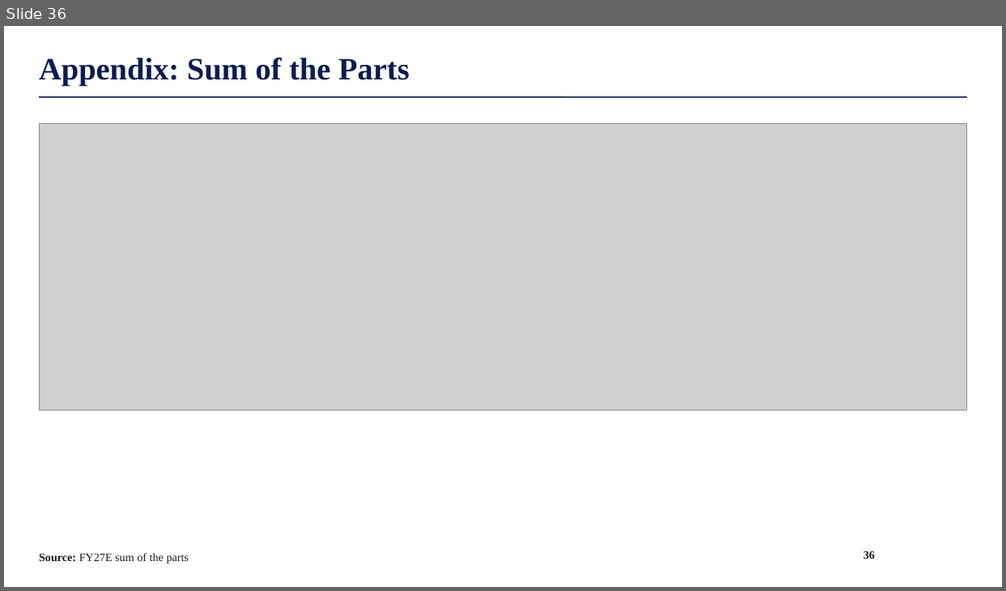
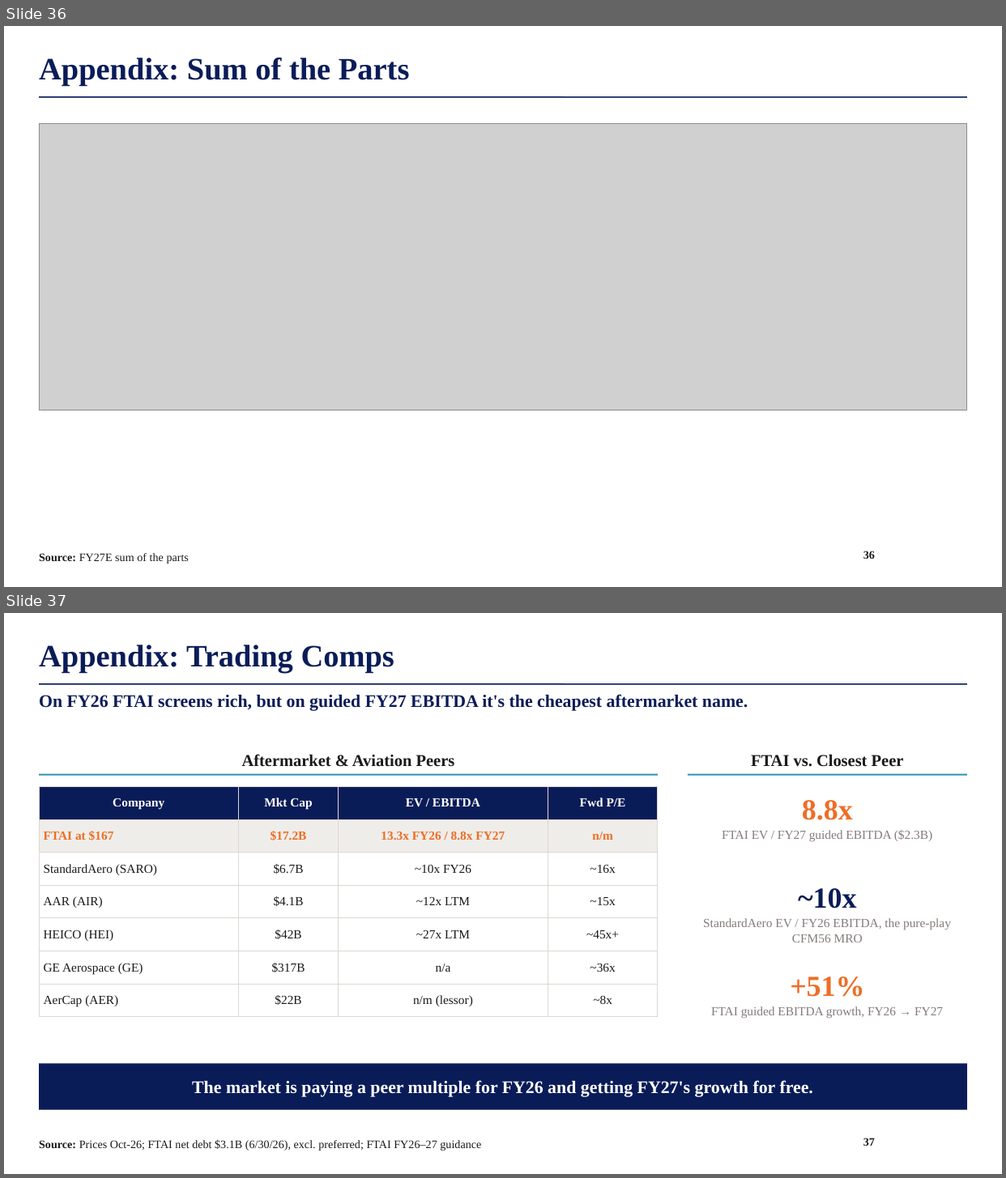
Before and after one commit to maxlsmls-dot/SPOT, a slide deck: deck/FTAI_Long_Pitch.pptx. Shown one above the other, each under a label of ours: slide 36 before the commit, slides 36 and 37 after it. The pictures are 1006x591 and 1006x1178 pixels, drawn with LibreOffice and Linux fonts; fonts in the diff are those of the drawing; grey boxes stand for pictures; background and template pictures are left out. Boxes give left, top, right and bottom in pixels: in the first picture for what was removed or moved away, otherwise in the second. Text is boxed around its words. In the diff, an @@ line names an element or a change of style, - is before the commit and + after.

```diff
--- a/deck/FTAI_Long_Pitch.pptx
+++ b/deck/FTAI_Long_Pitch.pptx
@@ slide 37 added at (x1=4, y1=613, x2=1002, y2=1174), background #FFFFFF; not listed: 1 template element that a slide beside it also shows @@
@@ title added at (x1=39, y1=645, x2=394, y2=673), 30 pt, text #0A1C58, bold @@
+Appendix: Trading Comps
@@ text added at (x1=39, y1=694, x2=748, y2=711), 17 pt, text #0A1C58, bold @@
+On FY26 FTAI screens rich, but on guided FY27 EBITDA it's the cheapest aftermarket name.
@@ text added at (x1=242, y1=754, x2=455, y2=767), 16 pt, text #1A1A1A, bold @@
+Aftermarket & Aviation Peers
@@ text added at (x1=751, y1=754, x2=904, y2=767), 16 pt, text #1A1A1A, bold @@
+FTAI vs. Closest Peer
@@ line added from (39, 775) to (658, 775), #2E93AE 1.5 pt @@
@@ line added from (688, 775) to (967, 775), #2E93AE 1.5 pt @@
@@ table added at (x1=39, y1=786, x2=658, y2=1011), 7 rows, 4 columns @@
+Company | Mkt Cap | EV / EBITDA | Fwd P/E
+FTAI at $167 | $17.2B | 13.3x FY26 / 8.8x FY27 | n/m
+StandardAero (SARO) | $6.7B | ~10x FY26 | ~16x
+AAR (AIR) | $4.1B | ~12x LTM | ~15x
+HEICO (HEI) | $42B | ~27x LTM | ~45x+
+GE Aerospace (GE) | $317B | n/a | ~36x
+AerCap (AER) | $22B | n/m (lessor) | ~8x
@@ text added at (x1=802, y1=800, x2=853, y2=820), 28 pt, text #EE6E25, bold @@
+8.8x
@@ text added at (x1=722, y1=830, x2=932, y2=841), 12 pt, text #847C7A @@
+FTAI EV / FY27 guided EBITDA ($2.3B)
@@ text added at (x1=798, y1=888, x2=856, y2=909), 28 pt, text #0A1C58, bold @@
+~10x
@@ text added at (x1=703, y1=918, x2=951, y2=943), 12 pt, text #847C7A @@
+StandardAero EV / FY26 EBITDA, the pure-play CFM56 MRO
@@ text added at (x1=790, y1=977, x2=864, y2=997), 28 pt, text #EE6E25, bold @@
++51%
@@ text added at (x1=711, y1=1007, x2=943, y2=1018), 12 pt, text #847C7A @@
+FTAI guided EBITDA growth, FY26 → FY27
@@ rectangle added at (x1=39, y1=1063, x2=967, y2=1110), fill #0A1C58, 17 pt, text #FFFFFF, bold @@
+The market is paying a peer multiple for FY26 and getting FY27's growth for free.
@@ text added at (x1=39, y1=1140, x2=481, y2=1151), 11 pt, text #1A1A1A @@
+Source: Prices Oct-26; FTAI net debt $3.1B (6/30/26), excl. preferred; FTAI FY26–27 guidance
@@ page number added at (x1=863, y1=1138, x2=875, y2=1146), 11 pt, text #1A1A1A, bold @@
+37
```
Also in this commit, not shown: 1 slide changed, 5 other slides added, 1 other file.
